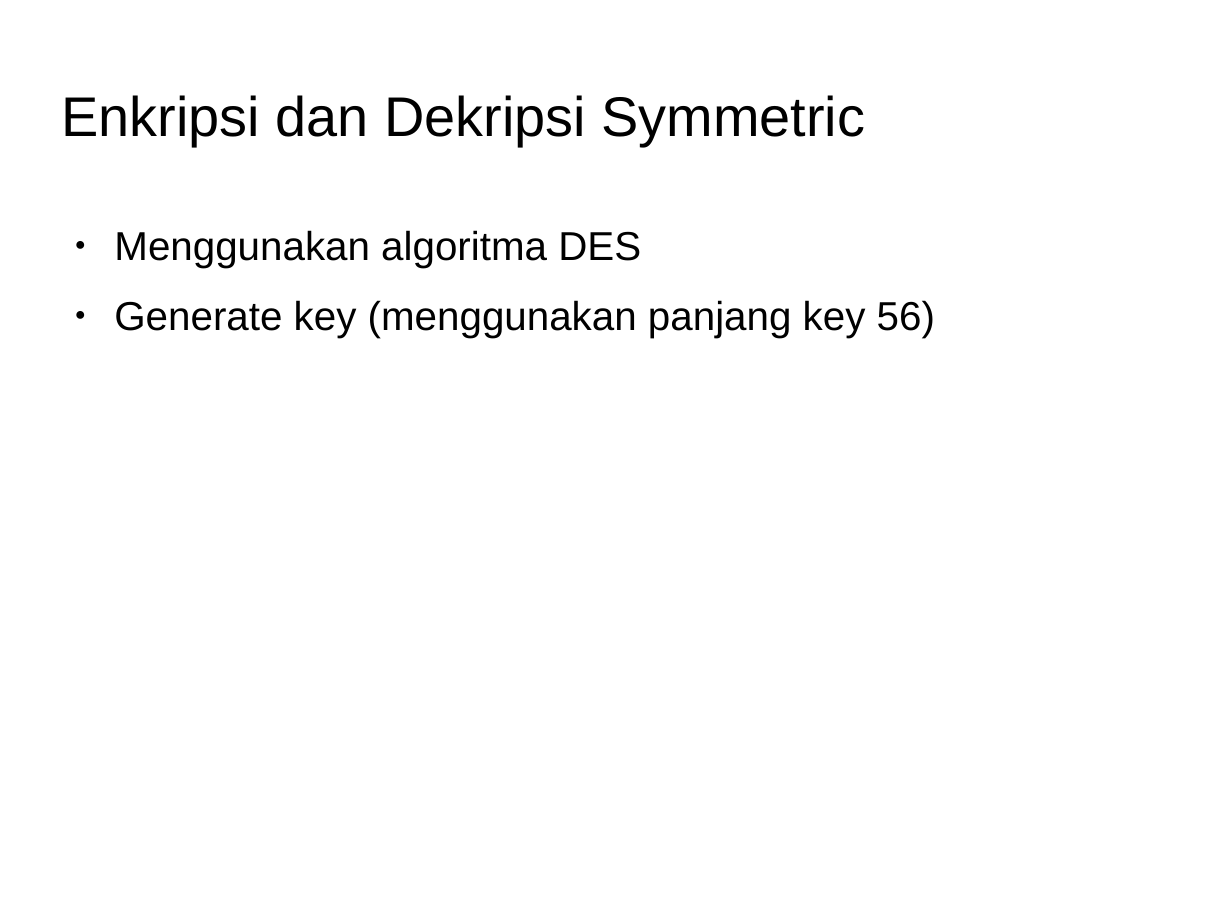
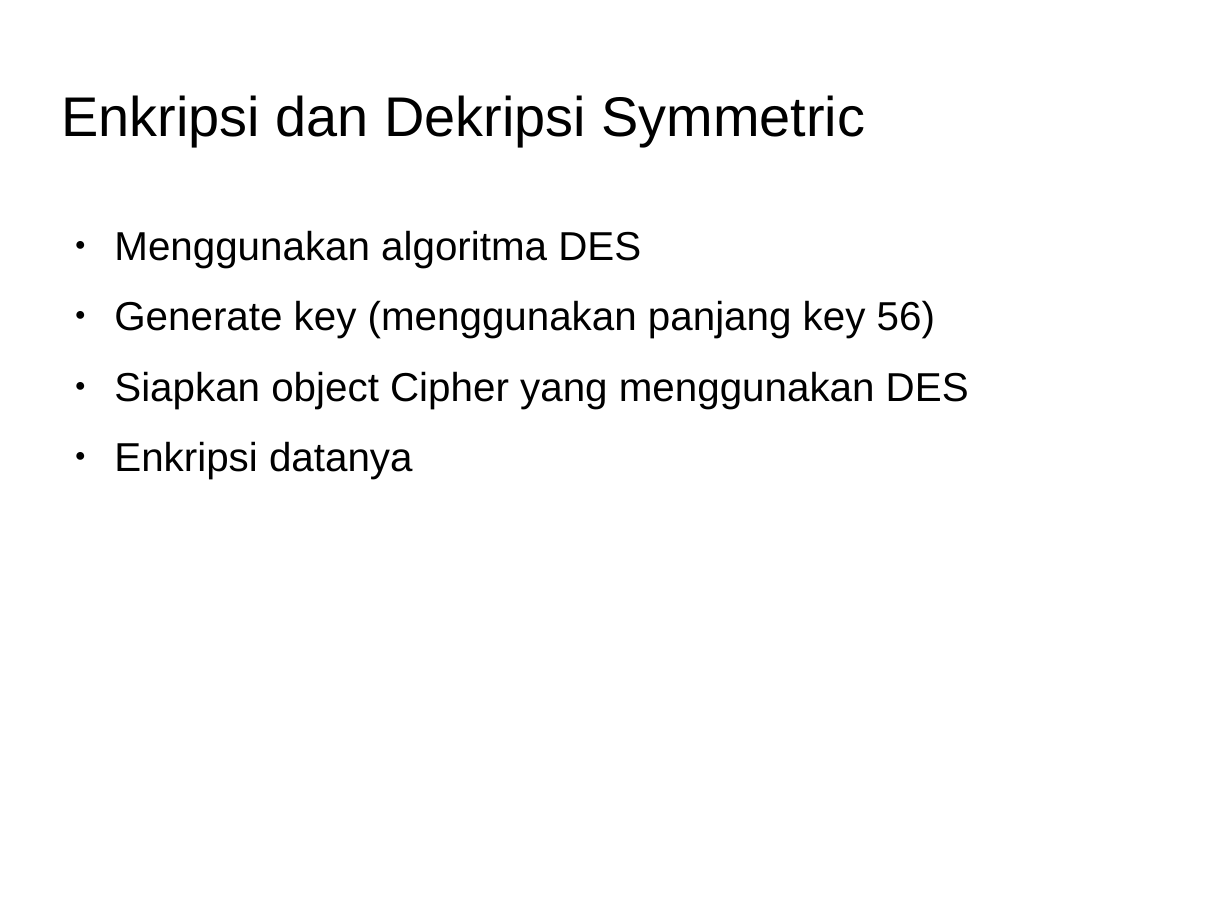
Before and after one commit to Dickyfathur7/pemrograman-komputer-2, a slide deck: slide 4 of 10-cryptography-BELUM-SELESAI/slide-crypto.odp. Drawn at 1232x924 pixels with LibreOffice and Linux fonts; fonts in the diff are those of the drawing; background and template pictures are left out. Boxes give left, top, right and bottom in pixels: in the first picture for what was removed or moved away, otherwise in the second. Text is boxed around its words. In the diff, an @@ line names an element or a change of style, - is before the commit and + after.

```diff
--- a/10-cryptography-BELUM-SELESAI/slide-crypto.odp
+++ b/10-cryptography-BELUM-SELESAI/slide-crypto.odp
@@ text at [114, 371, 969, 479]: paragraphs added @@
+● Siapkan object Cipher yang menggunakan DES
+● Enkripsi datanya
```
Also in this commit, not shown: 3 slides added.
